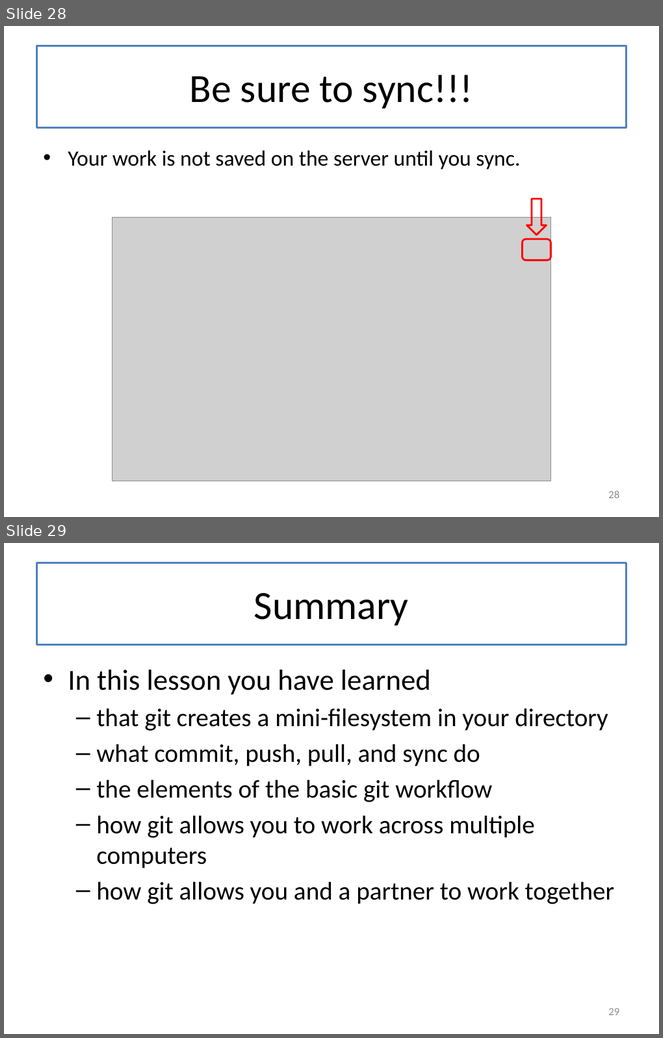
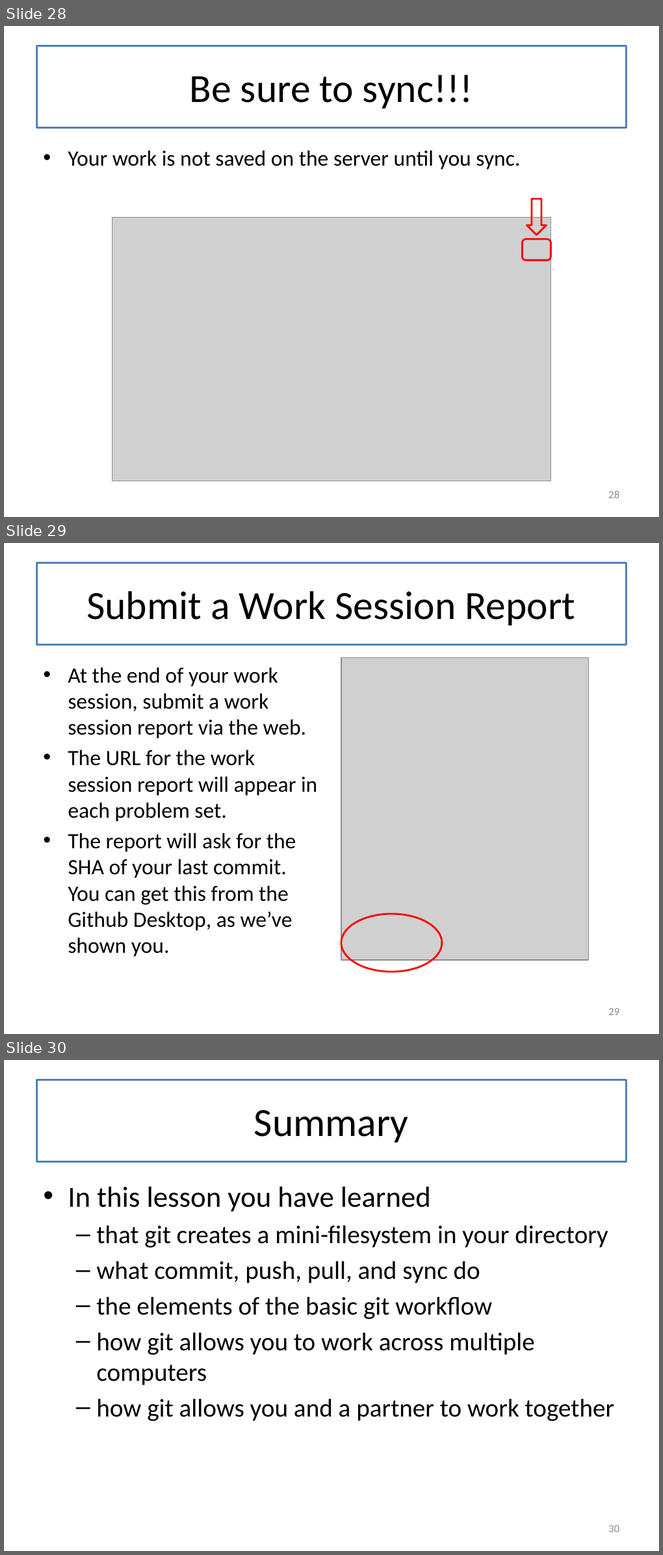
Before and after one commit to mwand/cs5010f16, a slide deck: Slides/Lesson 0.5 Introduction to Git.pptx. Shown one above the other, each under a label of ours: slides 28 and 29 before the commit, slides 28, 29 and 30 after it. The pictures are 663x1038 and 663x1555 pixels, drawn with LibreOffice and Linux fonts; fonts in the diff are those of the drawing; grey boxes stand for pictures. Boxes give left, top, right and bottom in pixels: in the first picture for what was removed or moved away, otherwise in the second. Text is boxed around its words. In the diff, an @@ line names an element or a change of style, - is before the commit and + after.

Commit message:
added slide on Work Session Report to L0.5

```diff
--- a/Slides/Lesson 0.5 Introduction to Git.pptx
+++ b/Slides/Lesson 0.5 Introduction to Git.pptx
@@ slide 29 added at <box>4,543,659,1034</box>, background #FFFFFF @@
@@ title added at <box>36,563,627,644</box>, outline #4F81BD 2.25 pt, 44 pt, text #000000 @@
+Submit a Work Session Report
@@ picture added at <box>341,657,589,960</box> @@
@@ text added at <box>68,667,317,957</box>, 24 pt, text #000000 @@
+• At the end of your work session, submit a work session report via the web.
+• The URL for the work session report will appear in each problem set.
+• The report will ask for the SHA of your last commit. You can get this from the Github Desktop, as we’ve shown you.
@@ ellipse added at <box>341,914,442,971</box>, outline #FF0000 2 pt @@
@@ page number added at <box>608,1008,620,1016</box>, 12 pt, text #8C8C8C @@
+29
@@ what was slide 29 is now slide 30 @@
@@ page number at <box>608,1525,620,1533</box>: text changed @@
-29
+30
```
Also in this commit, not shown: 2 slides changed, 1 other file.
